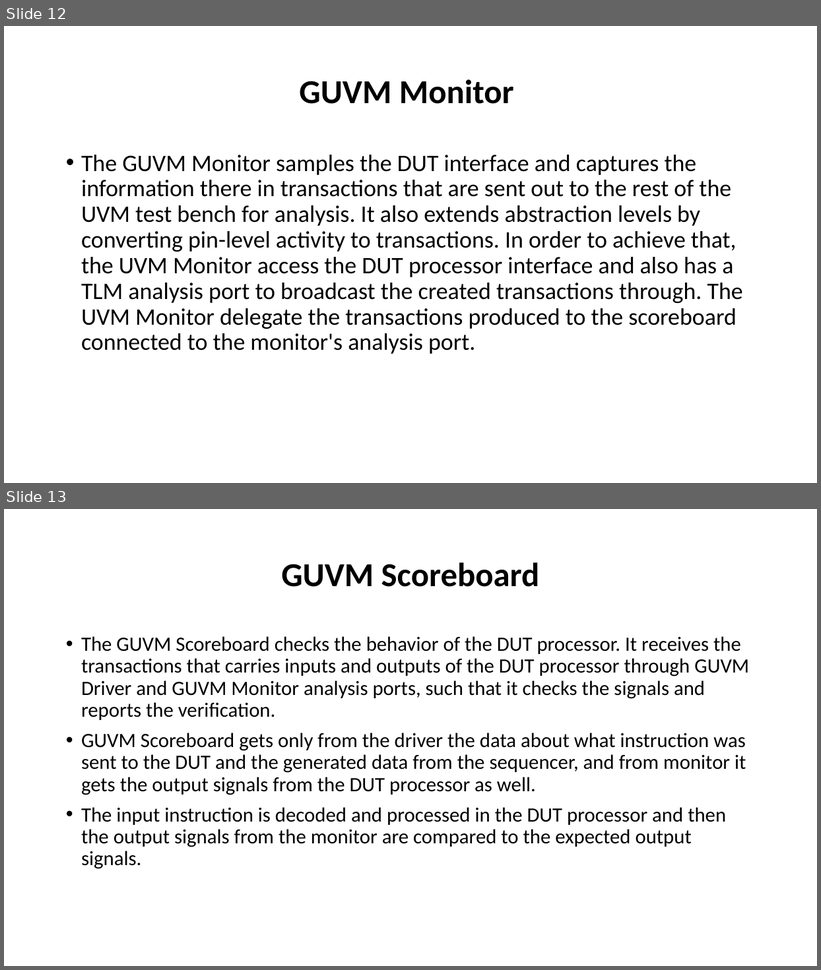
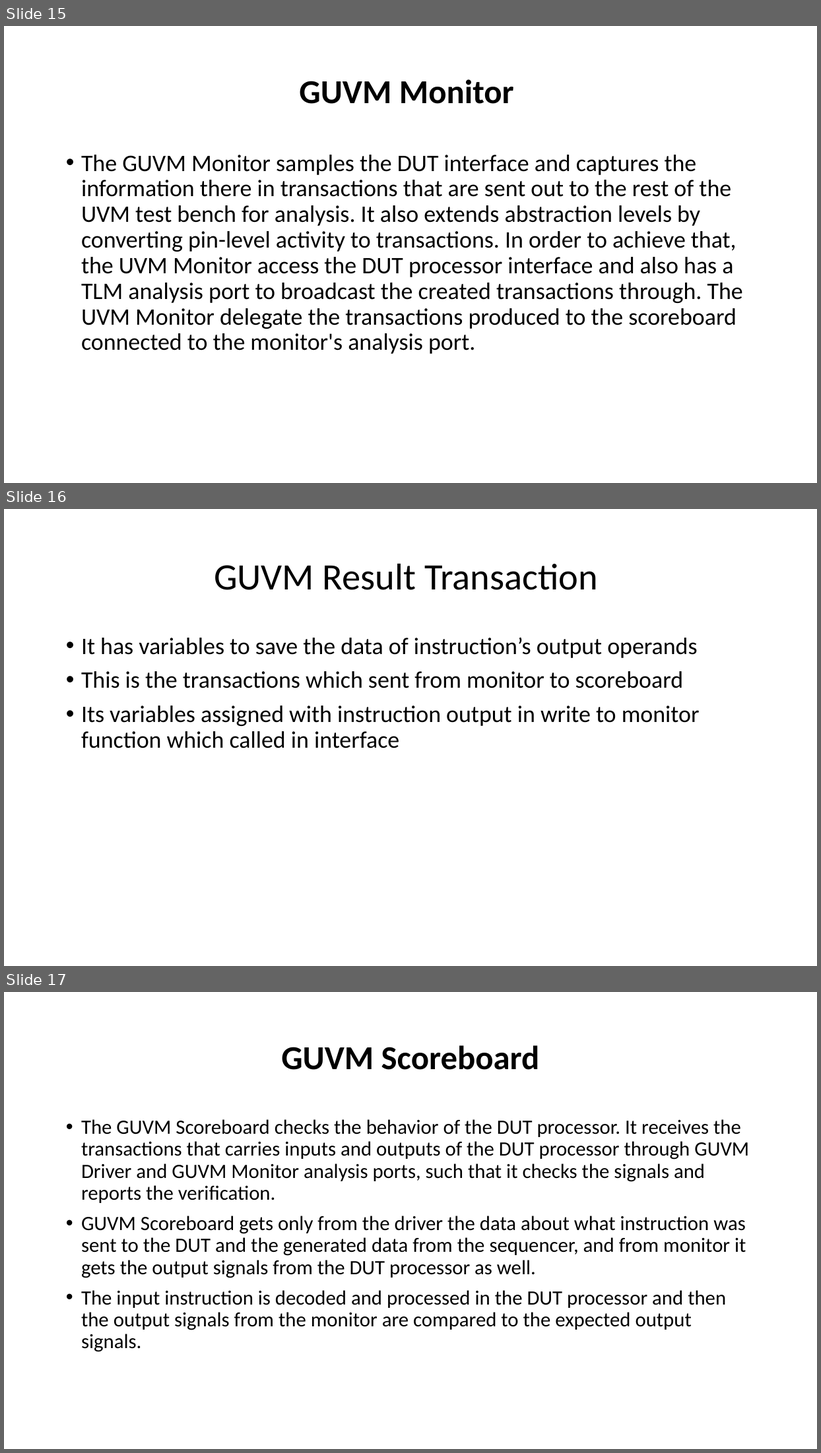
Before and after one commit to cufeolm/codeGP, a slide deck: Block Diagram_edited.pptx. Shown one above the other, each under a label of ours: slides 12 and 13 before the commit, slides 15, 16 and 17 after it. The pictures are 821x970 and 821x1453 pixels, drawn with LibreOffice and Linux fonts; fonts in the diff are those of the drawing. Boxes give left, top, right and bottom in pixels: in the first picture for what was removed or moved away, otherwise in the second. Text is boxed around its words. In the diff, an @@ line names an element or a change of style, - is before the commit and + after.

```diff
--- a/Block Diagram_edited.pptx
+++ b/Block Diagram_edited.pptx
@@ slide 16 added at bbox=[4, 509, 817, 966], background #FFFFFF @@
@@ title added at bbox=[214, 563, 598, 590], 44 pt, text #000000 @@
+GUVM Result Transaction
@@ text added at bbox=[81, 638, 700, 749], 28 pt, text #000000 @@
+• It has variables to save the data of instruction’s output operands
+• This is the transactions which sent from monitor to scoreboard
+• Its variables assigned with instruction output in write to monitor function which called in interface
@@ what was slide 12 is now slide 15 @@
@@ what was slide 13 is now slide 17 @@
```
Also in this commit, not shown: 2 slides changed, 4 other slides added.
